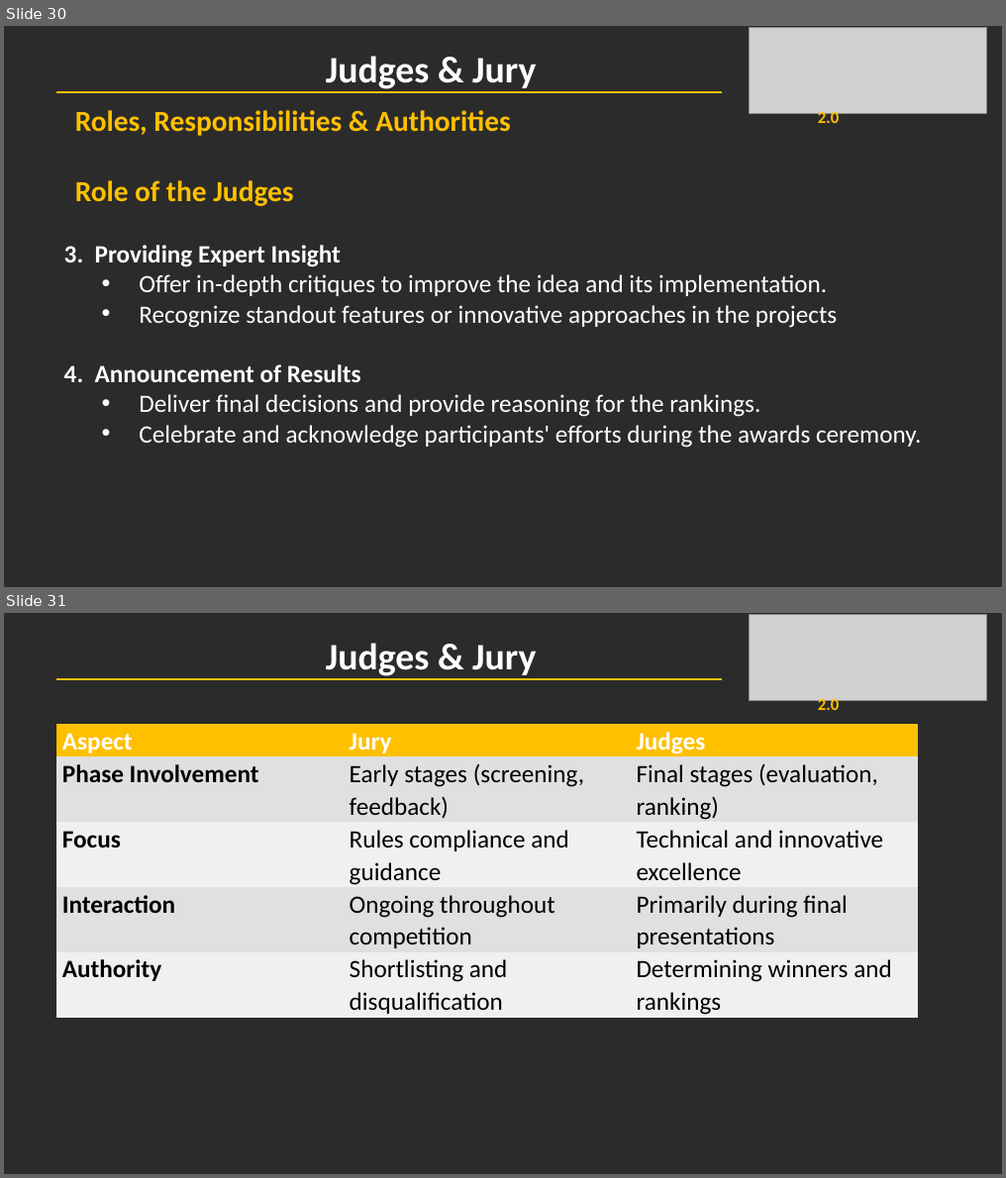
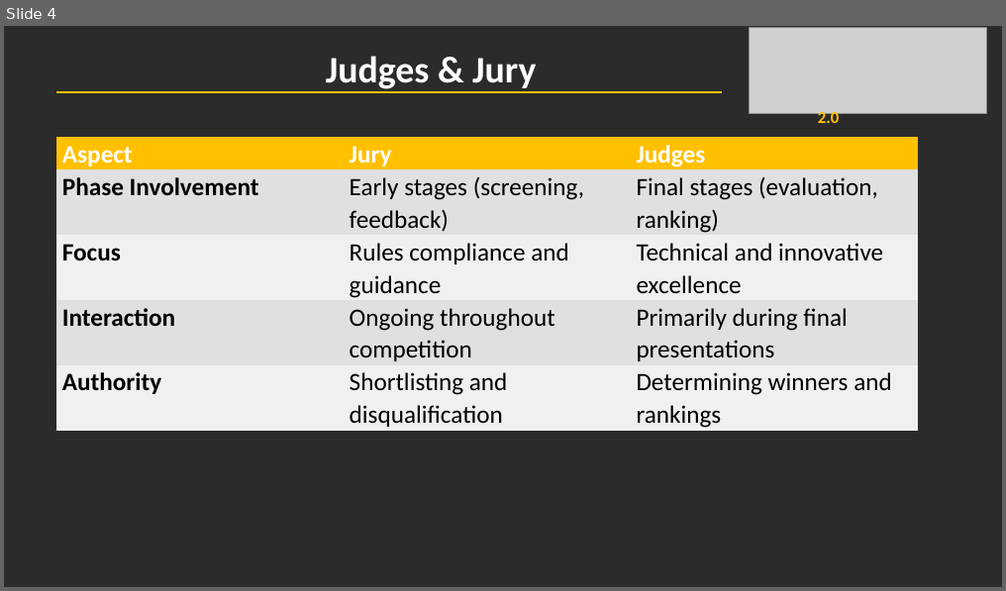
Before and after one commit to ARassignments/AI-Web, a slide deck: assets/InnovAIte Season 2.pptx. Shown one above the other, each under a label of ours: slides 30 and 31 before the commit, slide 4 after it. The pictures are 1006x1178 and 1006x591 pixels, drawn with LibreOffice and Linux fonts; fonts in the diff are those of the drawing; grey boxes stand for pictures; background and template pictures are left out; a plain dark background stands for a picture behind light text. Boxes give left, top, right and bottom in pixels: in the first picture for what was removed or moved away, otherwise in the second. Text is boxed around its words. In the diff, an @@ line names an element or a change of style, - is before the commit and + after.

```diff
--- a/assets/InnovAIte Season 2.pptx
+++ b/assets/InnovAIte Season 2.pptx
@@ slide 30 removed at <box>4,26,1002,587</box>, background picture (left out) @@
@@ picture removed at <box>748,28,987,113</box> @@
@@ subtitle removed at <box>326,56,536,89</box> @@
-Judges & Jury
@@ line removed from (57, 92) to (722, 92) @@
@@ text removed at <box>75,110,511,206</box> @@
-Roles, Responsibilities & Authorities
-Role of the Judges
@@ text removed at <box>818,110,839,123</box> @@
-2.0
@@ text removed at <box>64,245,921,448</box> @@
-3. Providing Expert Insight
-  • Offer in-depth critiques to improve the idea and its implementation.
-  • Recognize standout features or innovative approaches in the projects
-4. Announcement of Results
-  • Deliver final decisions and provide reasoning for the rankings.
-  • Celebrate and acknowledge participants' efforts during the awards ceremony.
@@ what was slide 31 is now slide 4 @@
```
Also in this commit, not shown: 29 other slides removed.
